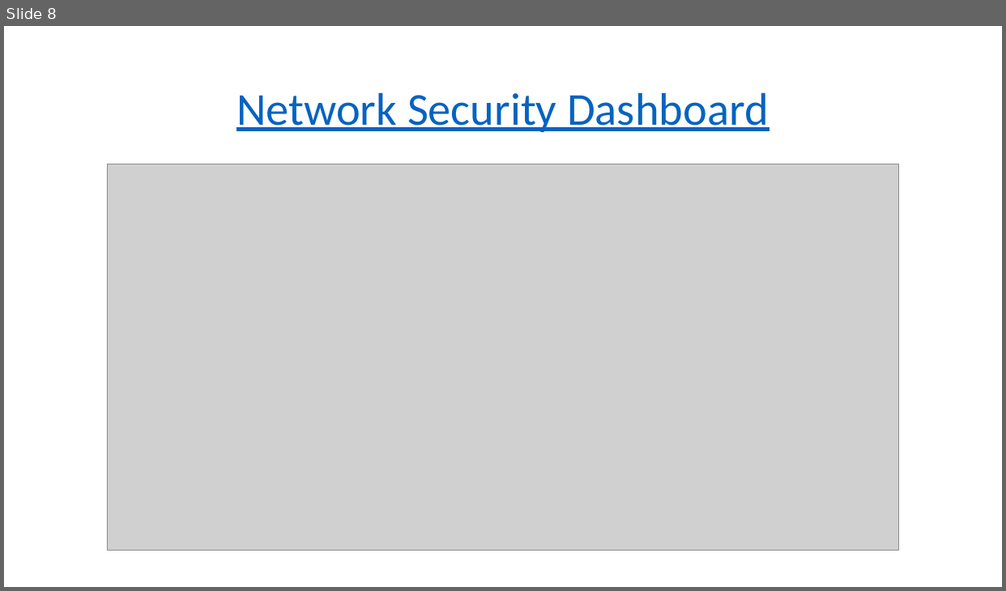
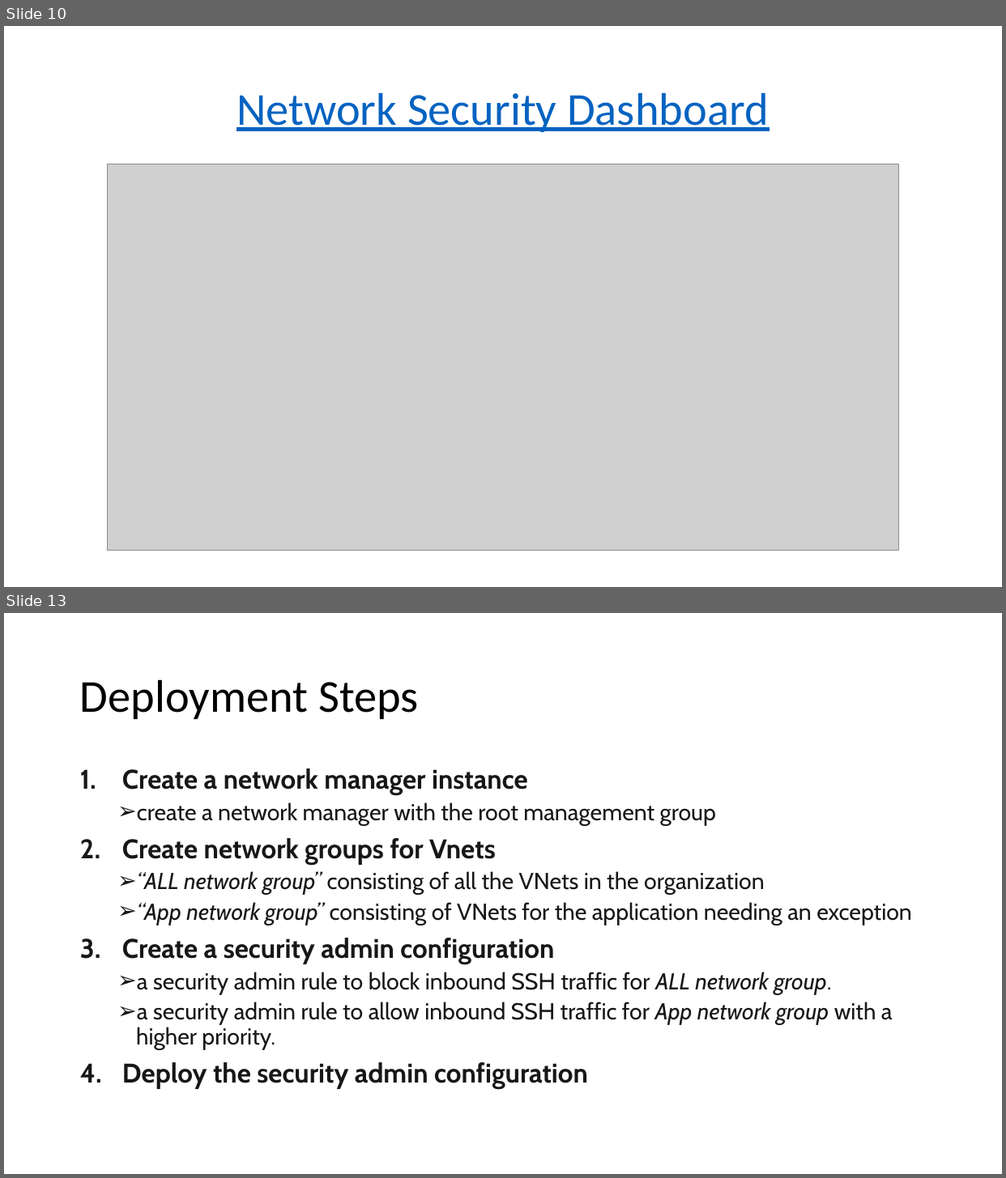
Before and after one commit to swiftsolves-msft/decks, a slide deck: Enterprise NSG Enforcement.pptx. Shown one above the other, each under a label of ours: slide 8 before the commit, slides 10 and 13 after it; the slides between them are not shown. The pictures are 1006x591 and 1006x1178 pixels, drawn with LibreOffice and Linux fonts; fonts in the diff are those of the drawing; grey boxes stand for pictures. Boxes give left, top, right and bottom in pixels: in the first picture for what was removed or moved away, otherwise in the second. Text is boxed around its words. In the diff, an @@ line names an element or a change of style, - is before the commit and + after.

```diff
--- a/Enterprise NSG Enforcement.pptx
+++ b/Enterprise NSG Enforcement.pptx
@@ slide 13 added at [4,613,1002,1174], background #FFFFFF @@
@@ title added at [80,679,419,719], 44 pt, text #000000 @@
+Deployment Steps
@@ text added at [122,769,912,1089], 22.2 pt, text #171717 @@
+1. Create a network manager instance
+  ➢ create a network manager with the root management group
+2. Create network groups for Vnets
+  ➢ “ALL network group” consisting of all the VNets in the organization
+  ➢ “App network group” consisting of VNets for the application needing an exception
+3. Create a security admin configuration
+  ➢ a security admin rule to block inbound SSH traffic for ALL network group.
+  ➢ a security admin rule to allow inbound SSH traffic for App network group with a higher priority.
+4. Deploy the security admin configuration
@@ what was slide 8 is now slide 10 @@
```
Also in this commit, not shown: 2 slides changed, 5 other slides added.
